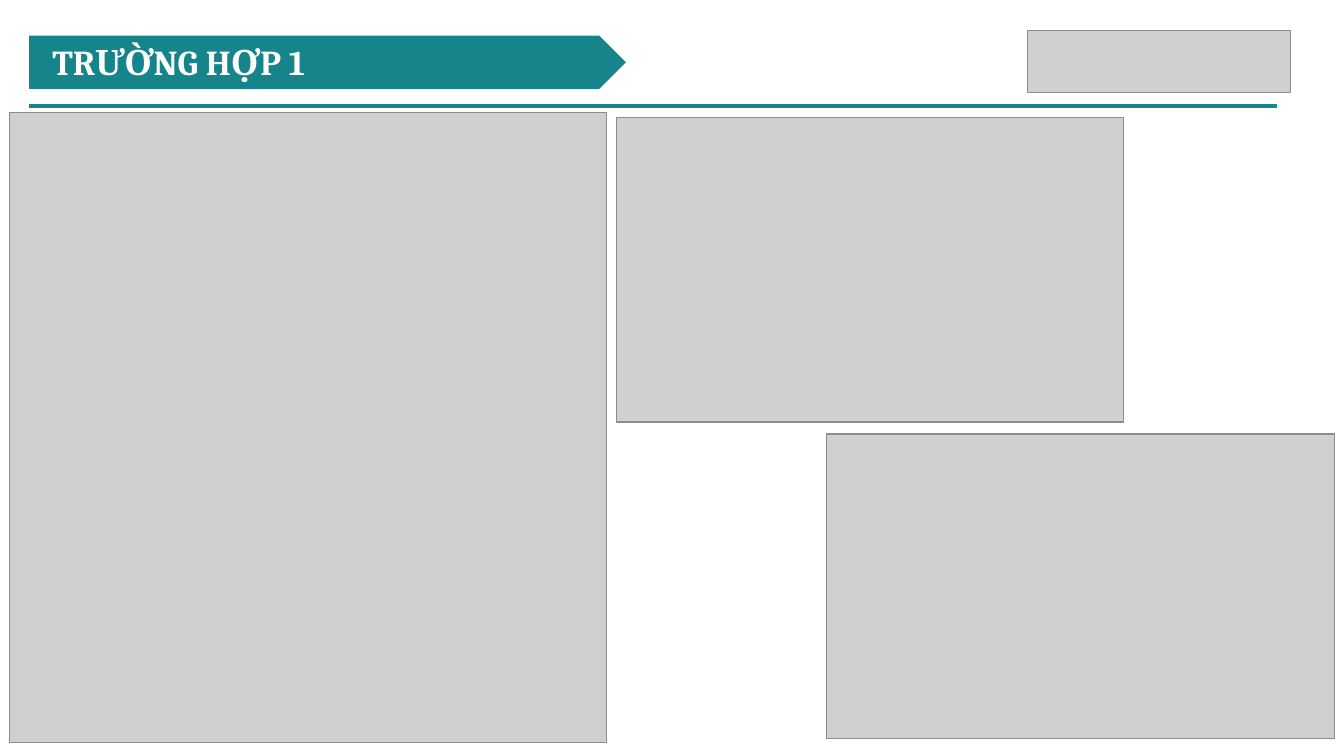
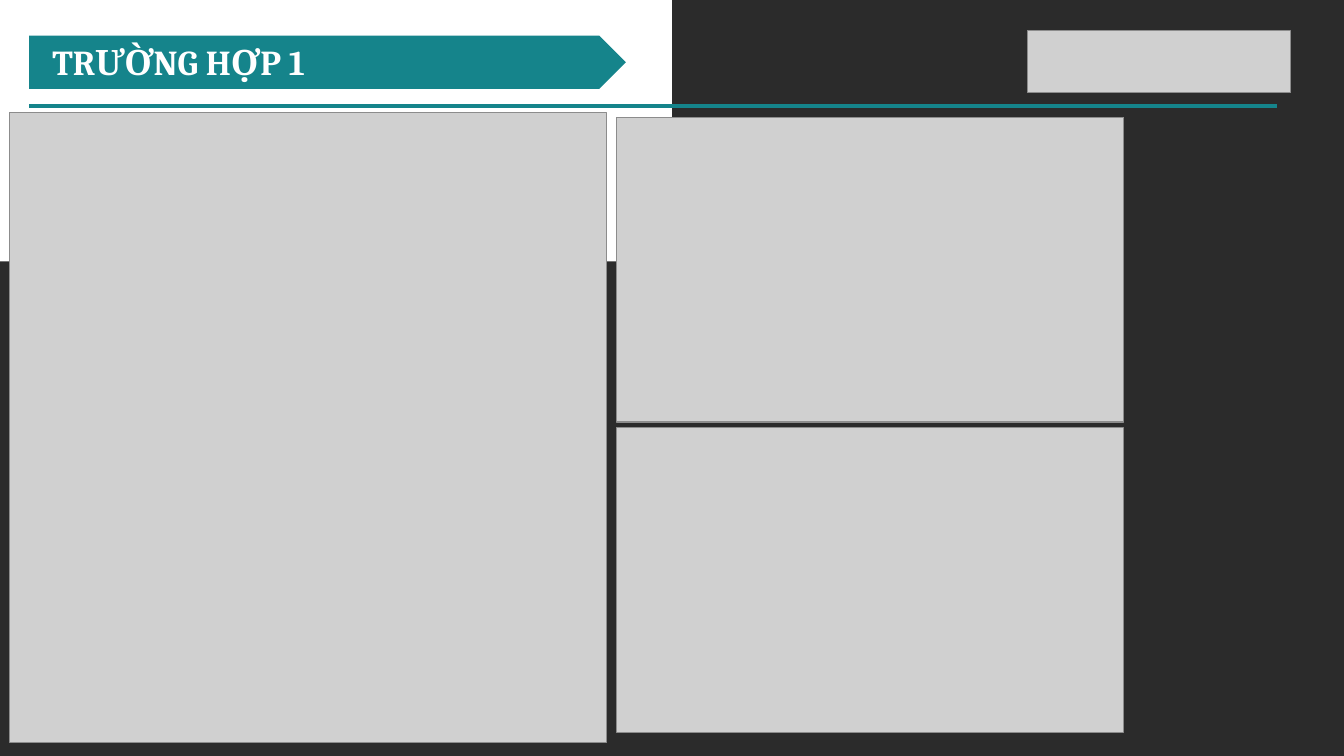
Before and after one commit to PrinceHT/Fatigue, a slide deck: slide 11 of DOCUMENT/FULL LVTN/BÀI BÁO KHOA HỌC/85-Research on methods for assessing cumulative fatigue damage in structures, with applications to ships and offshore structures.pptx. Drawn at 1344x756 pixels with LibreOffice and Linux fonts; fonts in the diff are those of the drawing; grey boxes stand for pictures; background and template pictures are left out; a plain dark background stands for a picture behind light text. Boxes give left, top, right and bottom in pixels: in the first picture for what was removed or moved away, otherwise in the second. Text is boxed around its words. In the diff, an @@ line names an element or a change of style, - is before the commit and + after.

```diff
--- a/DOCUMENT/FULL LVTN/BÀI BÁO KHOA HỌC/85-Research on methods for assessing cumulative fatigue damage in structures, with applications to ships and offshore structures.pptx
+++ b/DOCUMENT/FULL LVTN/BÀI BÁO KHOA HỌC/85-Research on methods for assessing cumulative fatigue damage in structures, with applications to ships and offshore structures.pptx
@@ rectangle removed at <box>0,0,1344,756</box> @@
@@ picture: place and size @@
-picture at <box>827,435,1334,739</box>
+picture at <box>617,427,1124,732</box>
```
Also in this commit, not shown: 10 other slides changed, 2 other files.
